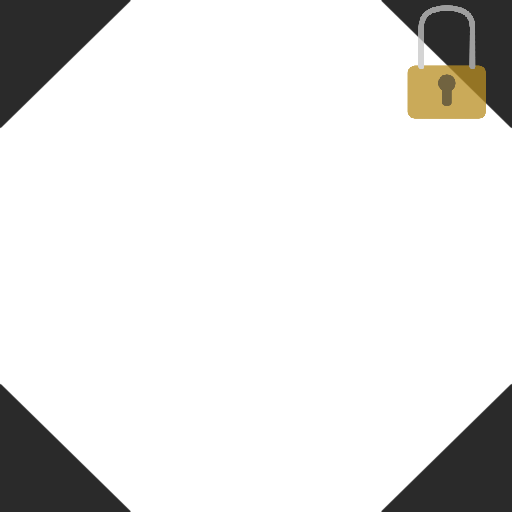
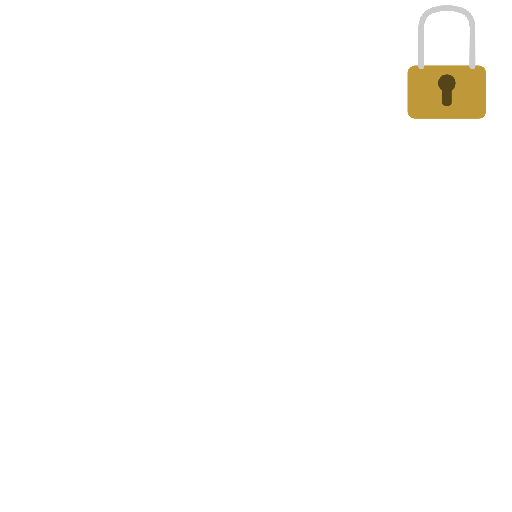
Comparing the layer stacks of the two (512, 512) images. Changes:
"Copy of Lock": opacity 75% → 90% over [384, 0, 512, 128]
hid "Edges" over [0, 0, 512, 512]
